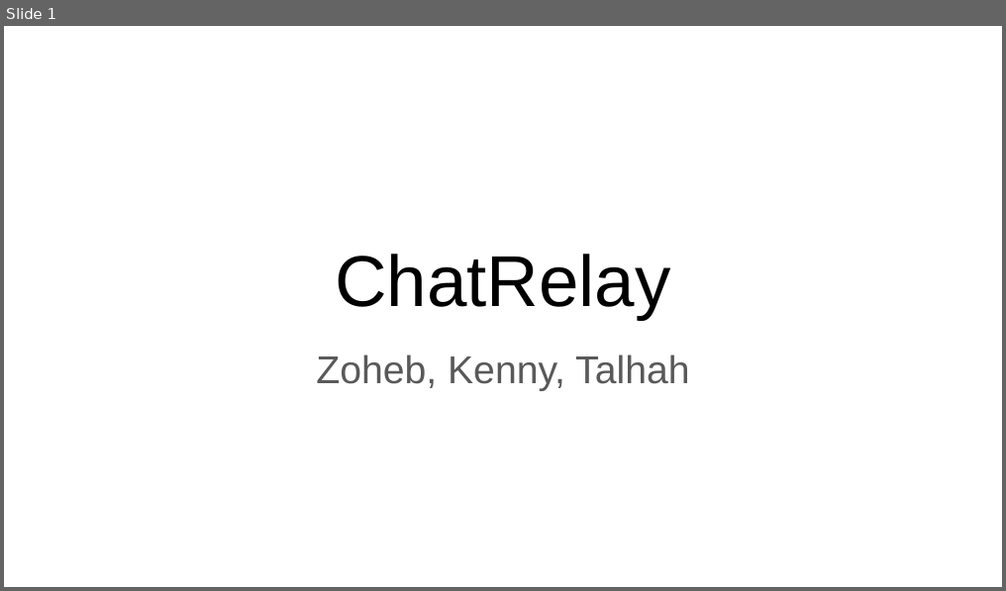
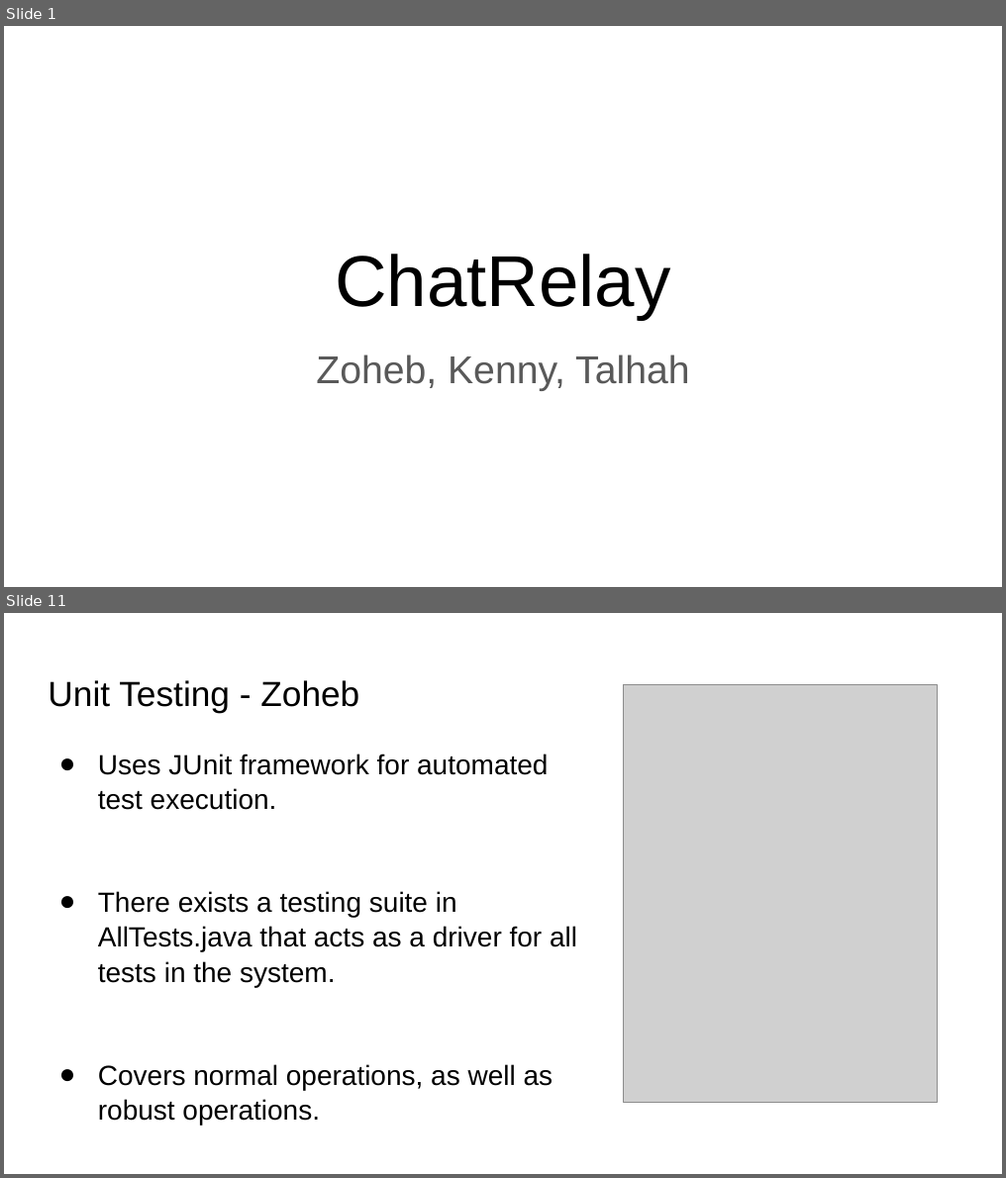
Before and after one commit to ZohebSharif/communicationsGroup4, a slide deck: Phase 3 Documents/chatRelayFinalPresentationSlides.pptx. Shown one above the other, each under a label of ours: slide 1 before the commit, slides 1 and 11 after it; the slides between them are not shown. The pictures are 1006x591 and 1006x1178 pixels, drawn with LibreOffice and Linux fonts; fonts in the diff are those of the drawing; grey boxes stand for pictures. Boxes give left, top, right and bottom in pixels: in the first picture for what was removed or moved away, otherwise in the second. Text is boxed around its words. In the diff, an @@ line names an element or a change of style, - is before the commit and + after.

Commit message:
finished slides for USER, MESSAGE, CHAT, and UNIT TESTING

```diff
--- a/Phase 3 Documents/chatRelayFinalPresentationSlides.pptx
+++ b/Phase 3 Documents/chatRelayFinalPresentationSlides.pptx
@@ slide 11 added at (x1=4, y1=613, x2=1002, y2=1174), background #FFFFFF @@
@@ title added at (x1=48, y1=680, x2=359, y2=712), 25.2 pt, text #000000 @@
+Unit Testing - Zoheb
@@ picture added at (x1=623, y1=685, x2=936, y2=1102) @@
@@ text added at (x1=98, y1=754, x2=577, y2=1125), 20 pt, text #000000 @@
+● Uses JUnit framework for automated test execution.
+● There exists a testing suite in AllTests.java that acts as a driver for all tests in the system.
+● Covers normal operations, as well as robust operations.
```
Also in this commit, not shown: 13 other slides added.
